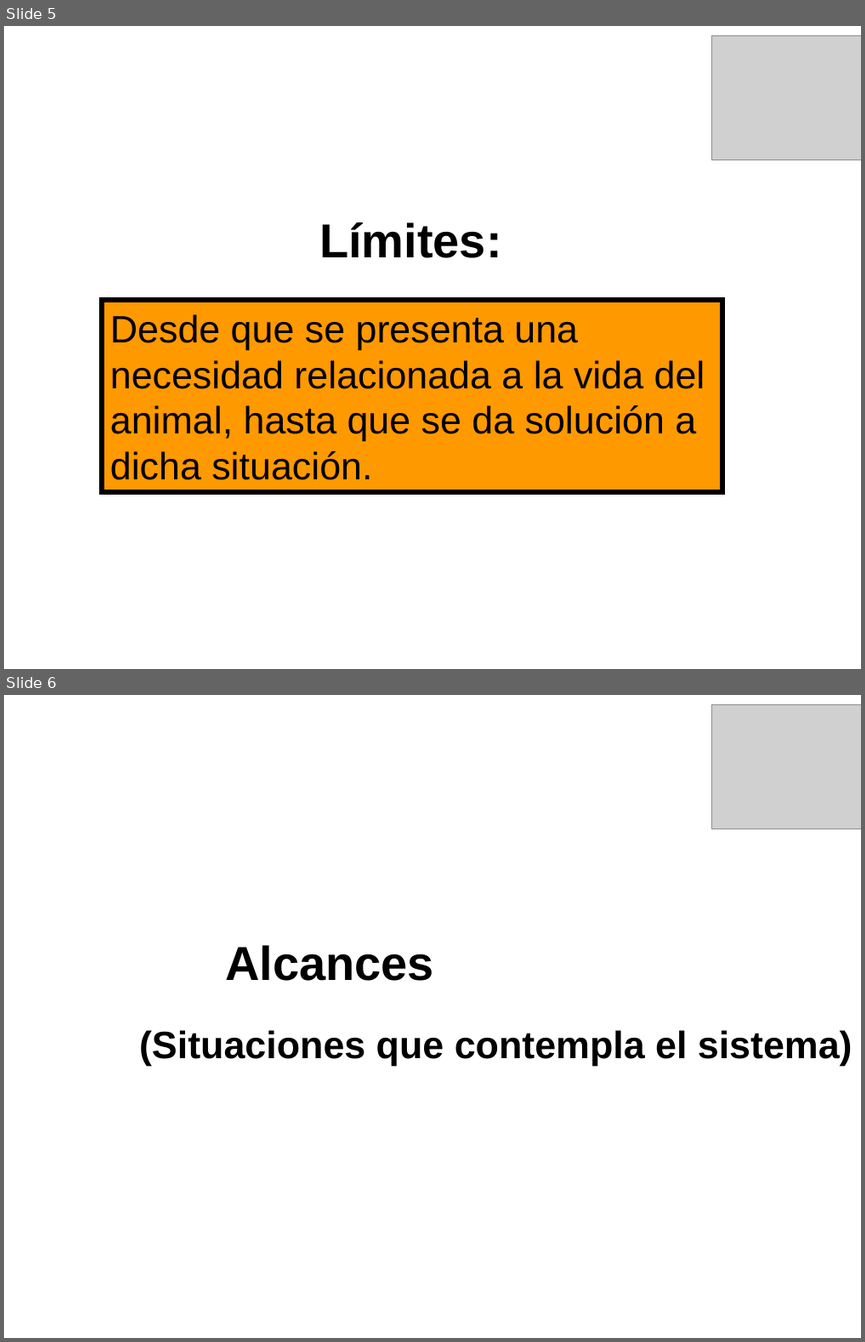
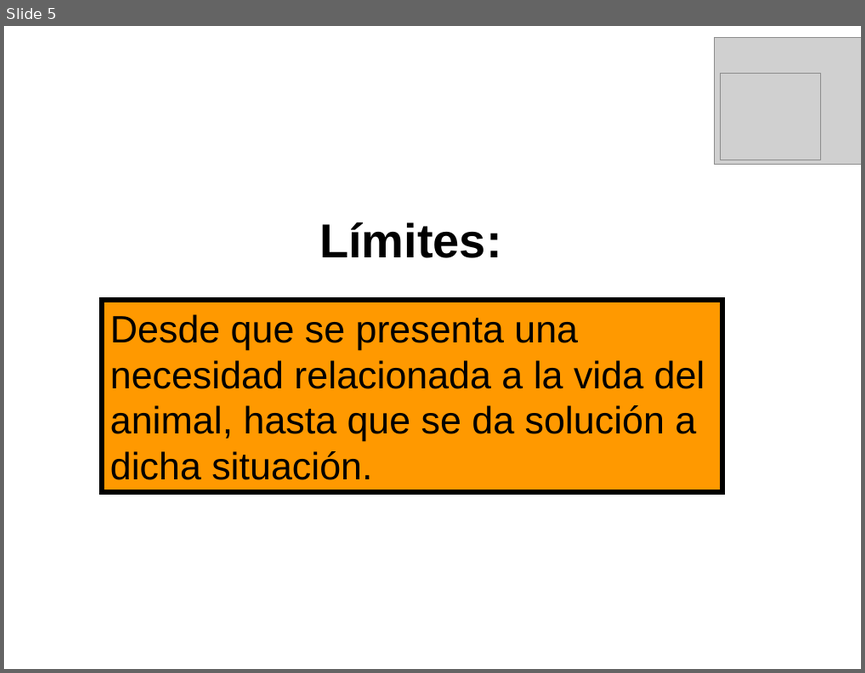
Before and after one commit to mauricioprado00/salud-mascotas, a slide deck: Producto/04-It_I/Presentación Primera Iteración.pps. Shown one above the other, each under a label of ours: slides 5 and 6 before the commit, slide 5 after it. The pictures are 865x1342 and 865x673 pixels, drawn with LibreOffice and Linux fonts; fonts in the diff are those of the drawing; grey boxes stand for pictures; background and template pictures are left out. Boxes give left, top, right and bottom in pixels: in the first picture for what was removed or moved away, otherwise in the second. Text is boxed around its words. In the diff, an @@ line names an element or a change of style, - is before the commit and + after.

```diff
--- a/Producto/04-It_I/Presentación Primera Iteración.pps
+++ b/Producto/04-It_I/Presentación Primera Iteración.pps
@@ slide 6 removed at (4, 695, 861, 1338), background picture (left out) @@
@@ picture removed at (712, 705, 861, 828) @@
@@ text removed at (225, 945, 434, 981) @@
-Alcances
@@ text removed at (139, 1030, 852, 1066) @@
-(Situaciones que contempla el sistema)
@@ slide 5 changed as well @@
@@ picture: place and size @@
-picture at (712, 36, 861, 159)
+picture at (715, 37, 861, 164)
@@ picture added at (721, 73, 821, 159) @@
```
Also in this commit, not shown: 6 other slides changed, 4 slides added, 2 other slides removed.
